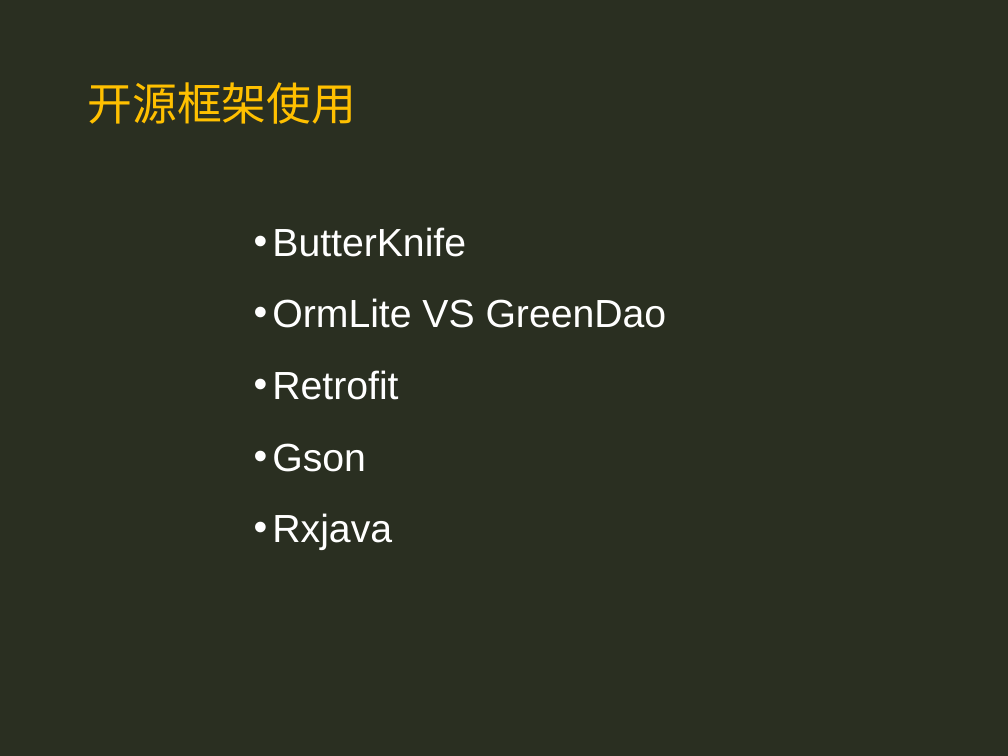
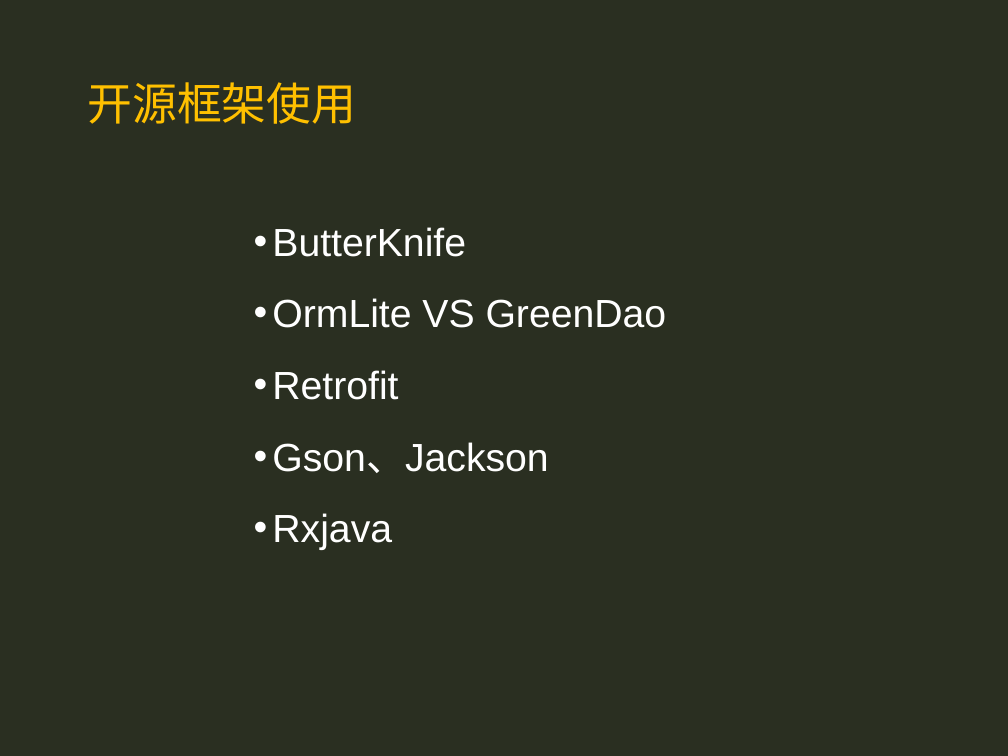
Before and after one commit to wei2006004/Qing, a slide deck: slide 2 of ppt/技术分享.pptx. Drawn at 1008x756 pixels with LibreOffice and Linux fonts; fonts in the diff are those of the drawing; background and template pictures are left out. Boxes give left, top, right and bottom in pixels: in the first picture for what was removed or moved away, otherwise in the second. Text is boxed around its words. In the diff, an @@ line names an element or a change of style, - is before the commit and + after.

```diff
--- a/ppt/技术分享.pptx
+++ b/ppt/技术分享.pptx
@@ text at (272, 442, 548, 473): text changed @@
-• Gson
+• Gson、Jackson
```
Also in this commit, not shown: 1 other slide changed.
